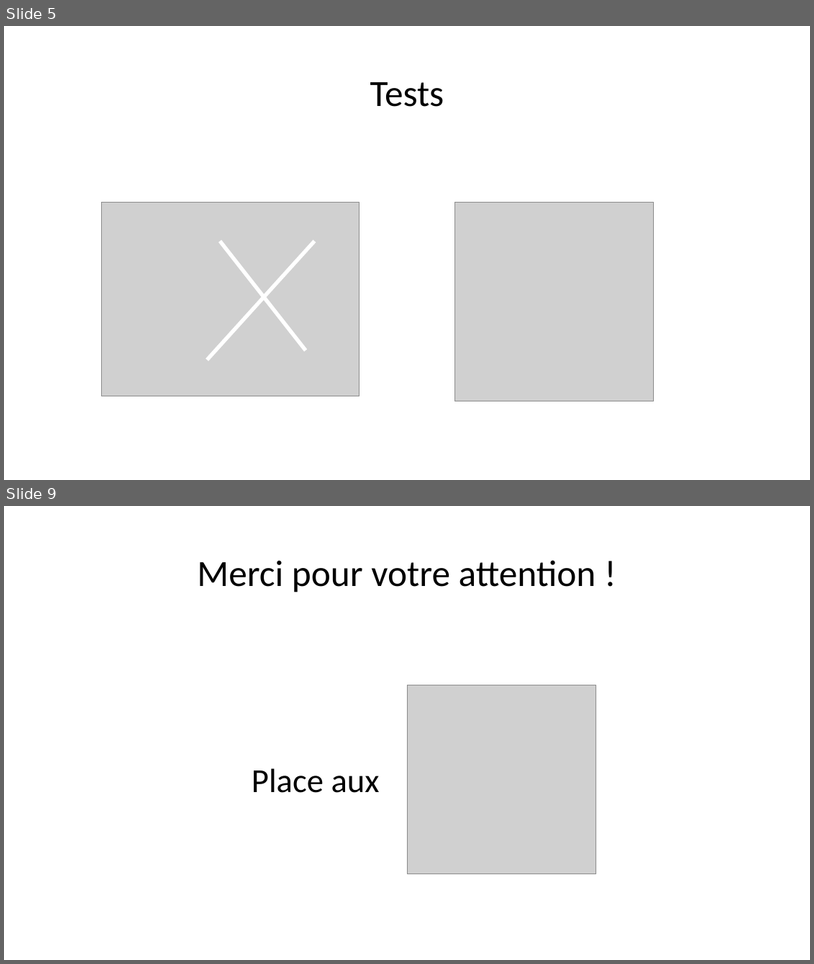
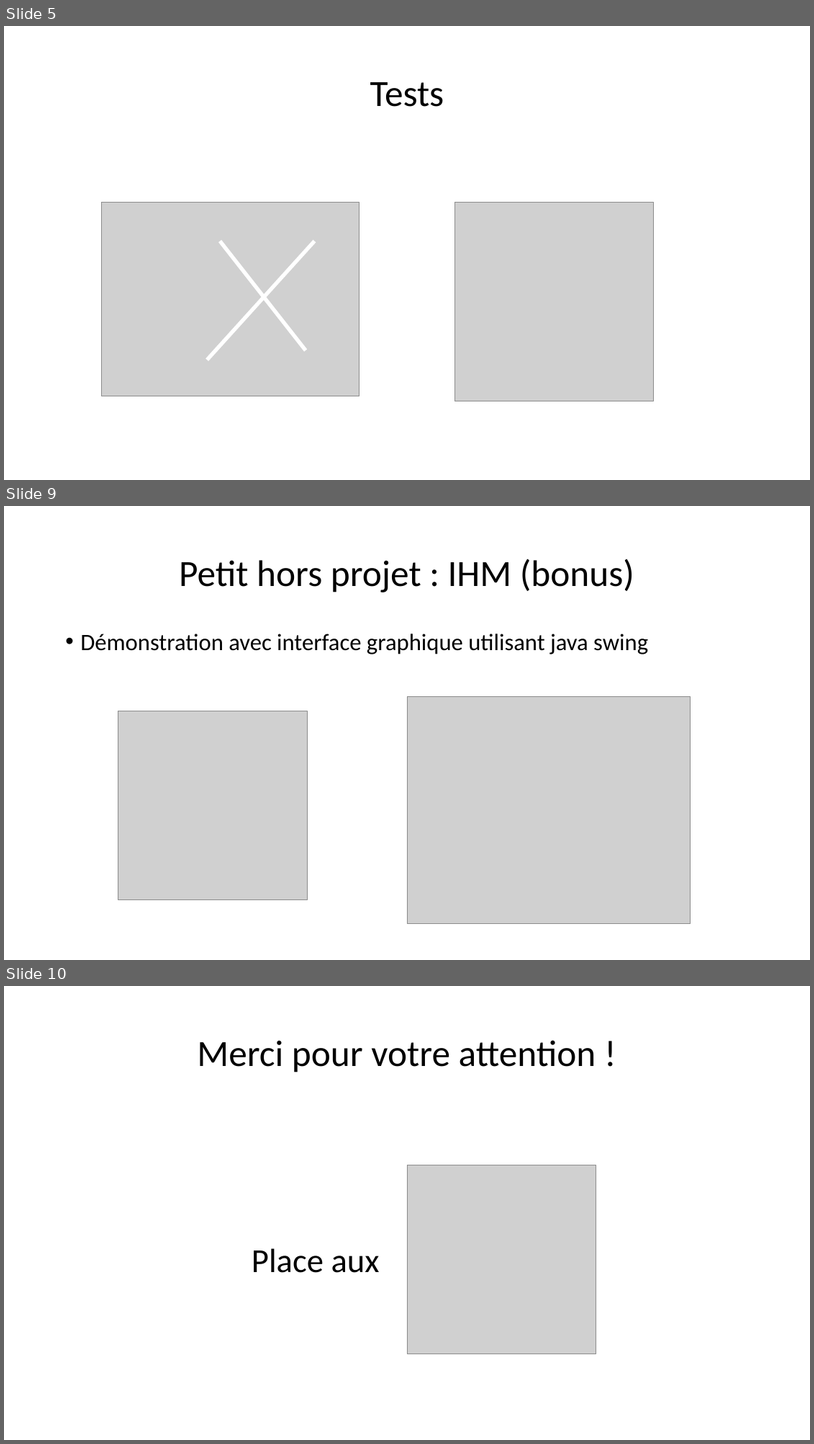
Before and after one commit to Supervinh/PNS-pokerhand-comparator-21-22, a slide deck: Poker_-_equipe_GD5.pptx. Shown one above the other, each under a label of ours: slides 5 and 9 before the commit, slides 5, 9 and 10 after it; the slides between them are not shown. The pictures are 814x964 and 814x1444 pixels, drawn with LibreOffice and Linux fonts; fonts in the diff are those of the drawing; grey boxes stand for pictures. Boxes give left, top, right and bottom in pixels: in the first picture for what was removed or moved away, otherwise in the second. Text is boxed around its words. In the diff, an @@ line names an element or a change of style, - is before the commit and + after.

```diff
--- a/Poker_-_equipe_GD5.pptx
+++ b/Poker_-_equipe_GD5.pptx
@@ slide 9 added at [4,506,810,960], background #FFFFFF @@
@@ title added at [179,559,635,592], 44 pt, text #000000 @@
+Petit hors projet : IHM (bonus)
@@ text added at [80,633,648,654], 28 pt, text #000000 @@
+• Démonstration avec interface graphique utilisant java swing
@@ picture added at [407,697,691,924] @@
@@ picture added at [118,710,307,899] @@
@@ what was slide 9 is now slide 10 @@
```
Also in this commit, not shown: 5 slides changed, 1 other file.
